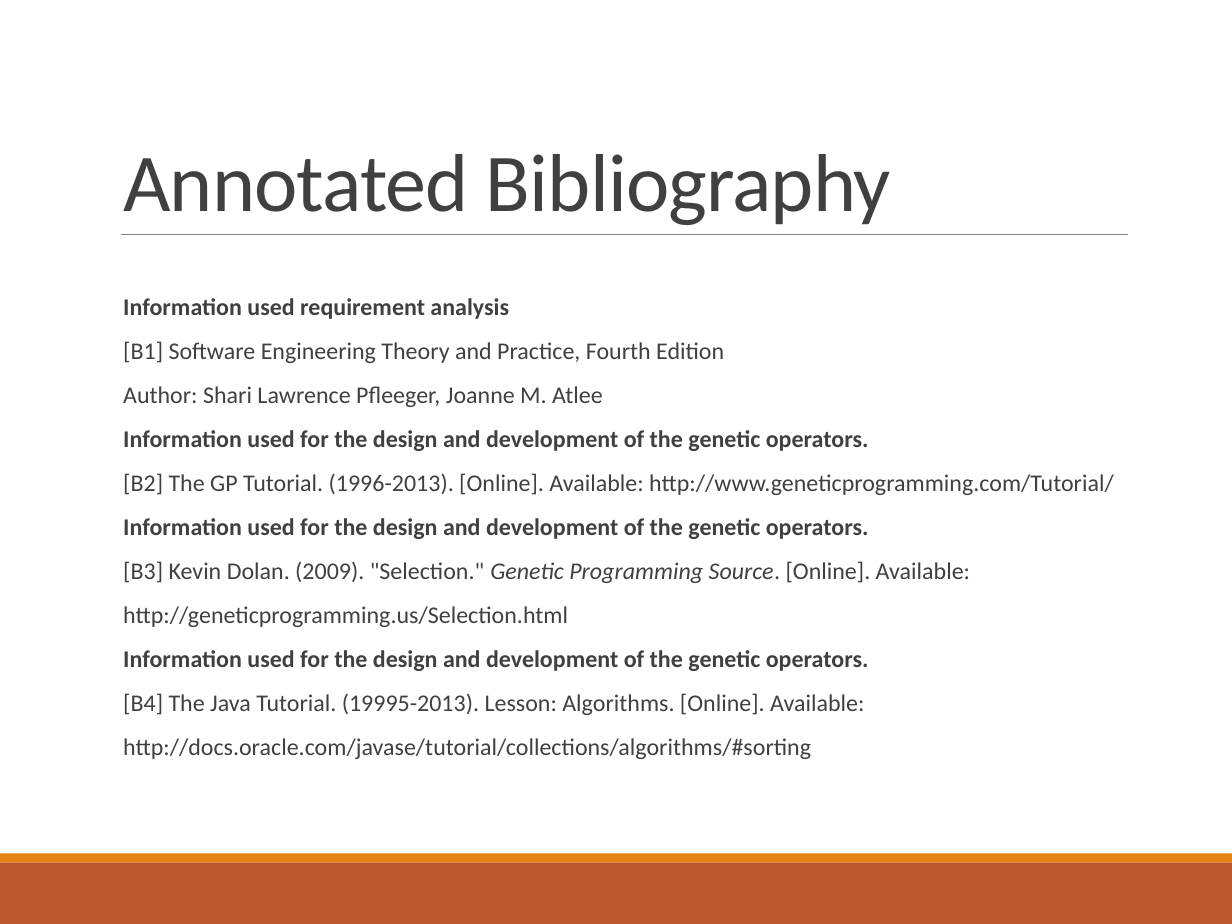
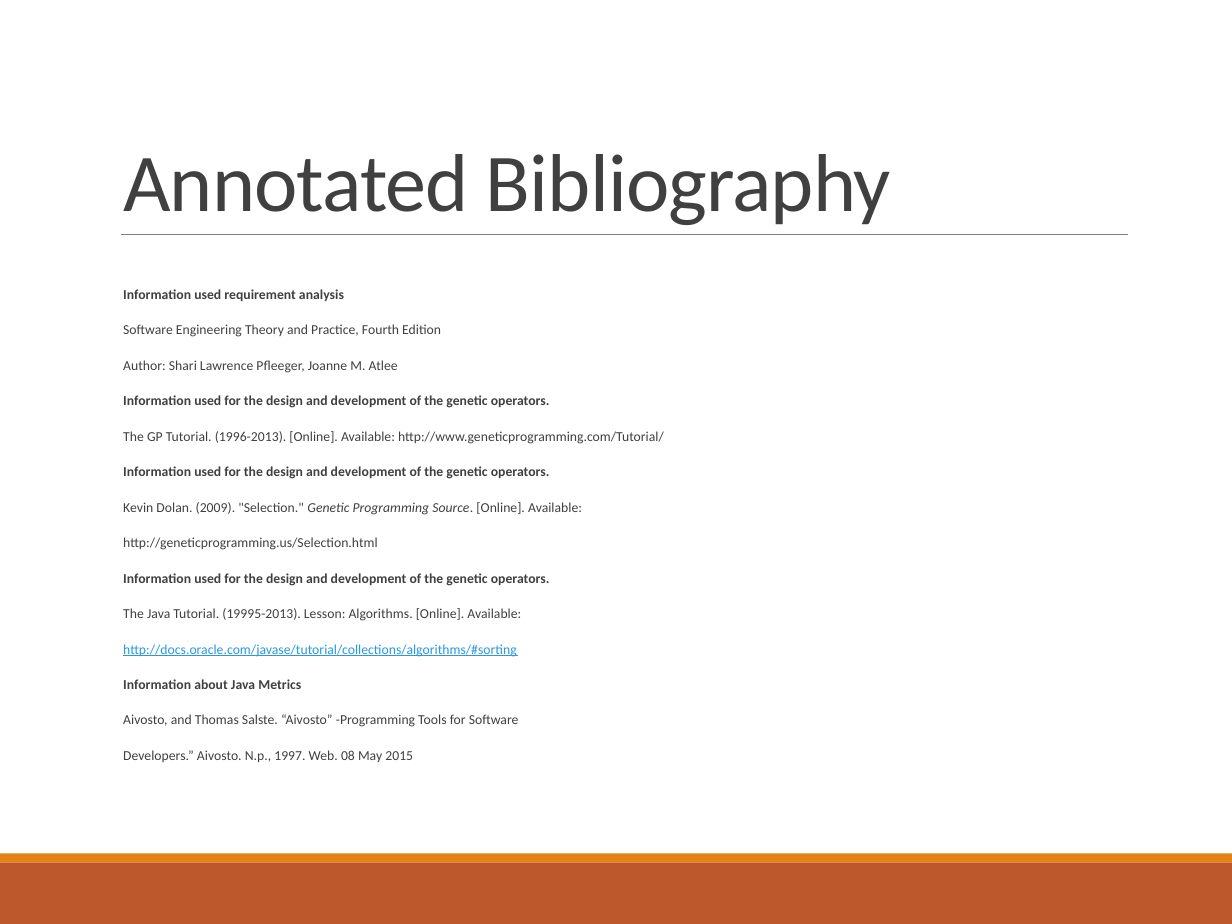
Before and after one commit to li1530/GeneticProgramming, a slide deck: slide 21 of release/Genetic Programming_v3.pptx. Drawn at 1232x924 pixels with LibreOffice and Linux fonts; fonts in the diff are those of the drawing. Boxes give left, top, right and bottom in pixels: in the first picture for what was removed or moved away, otherwise in the second. Text is boxed around its words. In the diff, an @@ line names an element or a change of style, - is before the commit and + after.

```diff
--- a/release/Genetic Programming_v3.pptx
+++ b/release/Genetic Programming_v3.pptx
@@ text at (123,289,550,657): size 14 to 8 pt in "Information used requirement analysis", "Author: Shari Lawrence Pfleeger, Joanne M. Atlee", "Information used for the design and development ...", "Information used for the design and development ..." and 3 more places; text colour #404040 to #2998E3, underline on in "http://docs.oracle.com/javase/tutorial/collections/algorithm ..." @@
@@ text at (123,324,441,337): text changed; size 14 to 8 pt @@
-  [B1] Software Engineering Theory and Practice, Fourth Edition
+  Software Engineering Theory and Practice, Fourth Edition
@@ text at (123,431,664,444): text changed; size 14 to 8 pt @@
-  [B2] The GP Tutorial. (1996-2013). [Online]. Available: http://www.geneticprogramming.com/Tutorial/
+  The GP Tutorial. (1996-2013). [Online]. Available: http://www.geneticprogramming.com/Tutorial/
@@ text at (123,502,582,515): text changed; size 14 to 8 pt @@
-  [B3] Kevin Dolan. (2009). "Selection." Genetic Programming Source. [Online]. Available:
+  Kevin Dolan. (2009). "Selection." Genetic Programming Source. [Online]. Available:
@@ text at (123,608,521,621): text changed; size 14 to 8 pt @@
-  [B4] The Java Tutorial. (19995-2013). Lesson: Algorithms. [Online]. Available:
+  The Java Tutorial. (19995-2013). Lesson: Algorithms. [Online]. Available:
@@ text at (123,679,519,762): paragraphs added @@
+  Information about Java Metrics
+  Aivosto, and Thomas Salste. “Aivosto” -Programming Tools for Software
+  Developers.” Aivosto. N.p., 1997. Web. 08 May 2015
```
Also in this commit, not shown: 9 other files.
